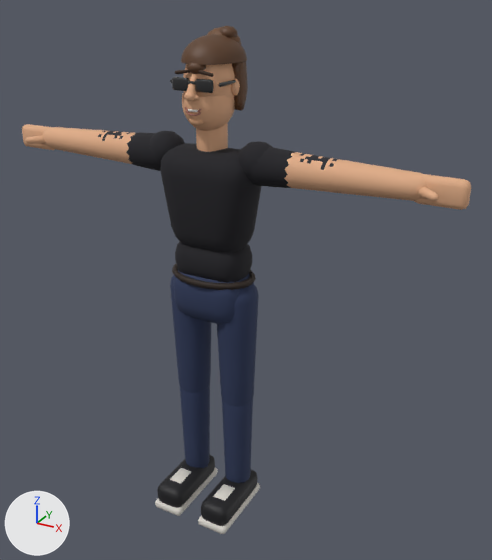
The glTF model assets/models/shared/brady.glb as it was, and as the next commit left it.
Rendered twice from a camera (50 mm lens) standing at (1.263, -2.038, 2.05) and looking at (0.112, 0.054, 1.003). Every picture has the same lights, and +X, +Y and +Z are marked at lower left. The older version comes first. Vertices at exactly the same position are counted once.

The first picture shows 'brady'.
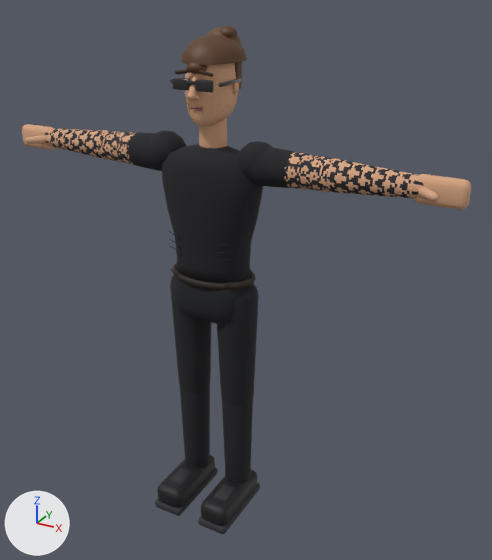
The change, as a diff of the scene's bpy script:
```diff
--- a/assets/models/shared/brady.glb.py
+++ b/assets/models/shared/brady.glb.py
@@ mat_sneaker_sole @@
 mat_sneaker_sole = principled_material('sneaker_sole')
-mat_sneaker_sole.base_color = (0.687, 0.658, 0.604)  # light grey #d8d4cc
+mat_sneaker_sole.base_color = (0.0296, 0.0296, 0.0343)  # dark grey #303034
 mat_sneaker_sole.roughness = 0.7
@@ mat_trousers_black @@
+mat_trousers_black = principled_material('trousers_black')
+mat_trousers_black.base_color = (0.011, 0.0116, 0.0144)  # black #1b1c20
+mat_trousers_black.roughness = 0.92
@@ mat_cloth_seam @@
+mat_cloth_seam = principled_material('cloth_seam')
+mat_cloth_seam.base_color = (0.0356, 0.0343, 0.0423)  # dark grey #35343a
+mat_cloth_seam.roughness = 0.96
@@ me_brady @@
 # used by ob_brady; location = (0.0, 0.0, 0.0)
-me_brady.from_pydata(...)  # 5424 vertices, 10580 faces; spans x -0.9..0.9, y -0.24..0.17, z 0.0..1.91
+me_brady.from_pydata(...)  # 12281 vertices, 23840 faces; spans x -0.9..0.9, y -0.24..0.17, z 0.0..1.91
+# me_brady part 1: 475 vertices moved within x -0.78..0.78, y -0.13..0.13, z 1.03..1.84; 1275 vertices removed from x -0.79..0.79, y -0.14..0.17, z 1.0..1.86; 8398 vertices added at x -0.78..0.78, y -0.12..0.14, z 1.03..1.85
+# me_brady part 2: 1136 faces spanning x -0.19..0.19, y -0.11..0.11, z 0.05..1.07 switch from mat_jeans (dark blue #2b3758) to mat_trousers_black (black #1b1c20)
+# me_brady part 3: 45 faces spanning x -0.53..0.53, y -0.05..0.06, z 1.41..1.48 switch from mat_skin (beige #e0ac86) to mat_ink (black #252329)
+# other edits to the shape of me_brady do not show in these pictures
 me_brady.materials.append(mat_tee_black)
 me_brady.materials.append(mat_belt)
-me_brady.materials.append(mat_stubble)  # beige #d2a07a
 me_brady.materials.append(mat_lip)
-me_brady.materials.append(mat_teeth)  # white #f4f1ea
 me_brady.materials.append(mat_beard_shadow)
@@ me_brady @@
 me_brady.materials.append(mat_sneaker_sole)
+me_brady.materials.append(mat_cloth_seam)  # dark grey #35343a
```

Where the change shows, as pixel boxes [x1, y1, x2, y2] in the pictures (492 x 560 px):
'brady', recoloured, reshaped: [22, 26, 471, 534] in both
part 1 of me_brady, reshaped: before [24, 61, 463, 284]; after [24, 62, 463, 285]
part 2 of me_brady, recoloured (dark blue to black): [170, 270, 259, 483] in both
part 3 of me_brady, recoloured: before [101, 144, 323, 190]; after [102, 146, 321, 189]
